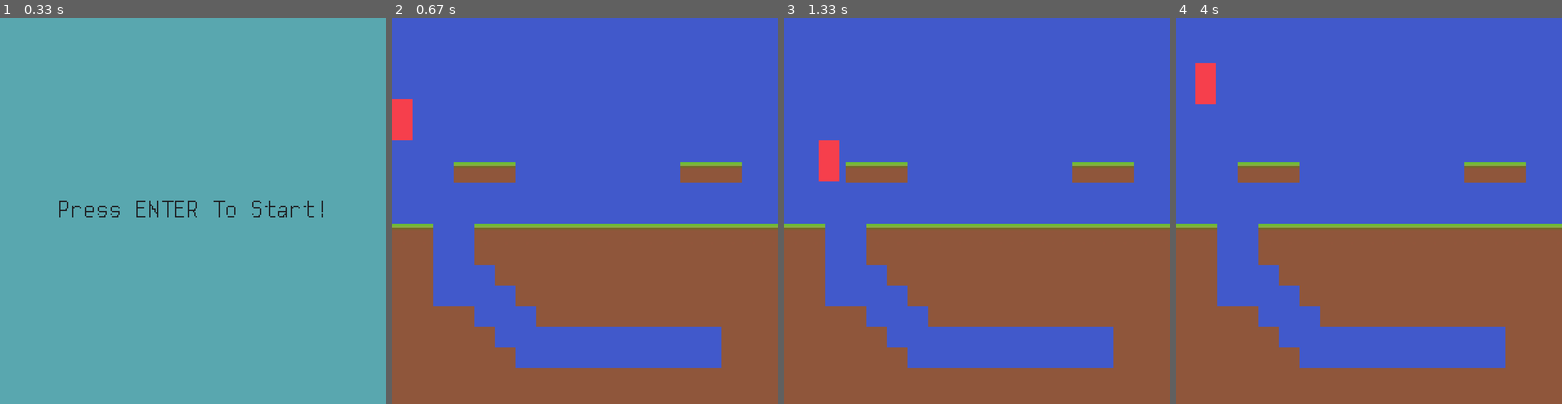
Above: before the commit, frames 1-4 (left to right).
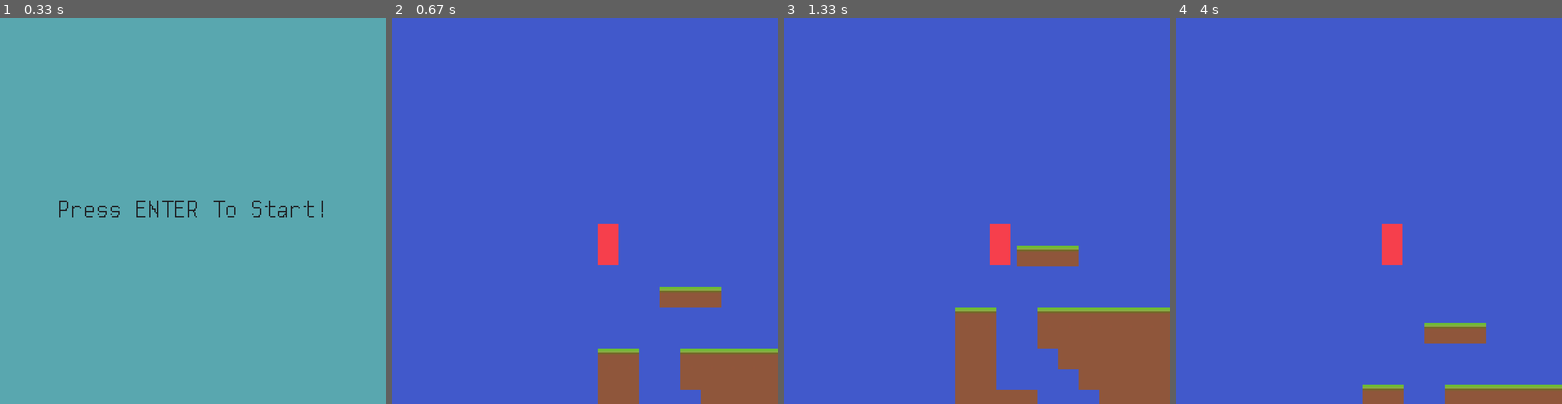
Above: after the commit, the same moments.

Repository: Sweetkubuni/pygame_jam
Game: pygame game, started from hub.py
Same seed, same stepped clock (60 frames per second), same inputs: the game is played once before the commit and once after it.
Inputs:
- Up to frame 1 (0.33 s): no input
- Up to frame 2 (0.67 s): tap Enter at 0.33 s
- Up to frame 3 (1.33 s): hold Right 0.67-1.13 s; hold Up from 1.17 s (still down)
- Up to frame 4 (4 s): release Up at 1.47 s; hold Right 1.5-1.97 s; hold Left 2-2.53 s; hold Down 2.57-2.87 s; hold Left 2.9-3.3 s; hold Up 3.33-3.7 s; hold Right from 3.73 s (still down)

Frame 1 is identical in both runs. In frame 2, 36% of the frame differs, in the area x 0-100%, y 21-100%; in frame 3, 35%; in frame 4, 38%, in the area x 0-100%, y 11-100%.

Commit message:
Made a nearly working camera.
It still is a bit of center, but I'm getting tired of working on it so it'll do for now. If anyone else wants to try and fix it; go on!

Diff:
--- /dev/null
+++ b/camera.py
@@ -0,0 +1,23 @@
+import pygame
+
+class Camera:
+    def __init__(self, level, target, width, height) -> None:
+        self.level = level
+
+        self.width = width
+        self.height = height
+        self.target = target
+        self.rect = pygame.Rect(0, 0, self.width, self.height)
+
+    def apply(self, sprite):
+        return sprite.rect.move(self.rect.topleft)
+
+    def update(self, **kwargs):
+        self.target = kwargs.get("new_target", self.target)
+
+        x = -self.target.rect.x + self.level.tilemap.width *.5
+        y = -self.target.rect.y + self.level.tilemap.height *.5
+        print("target x: " + str(self.target.rect.x) + " target y: " + str(self.target.rect.y) + " | camera x: " + str(x) + " camera y: " + str(y))
+        print()
+
+        self.rect = pygame.Rect(x, y, self.width, self.height)
--- a/game.py
+++ b/game.py
@@ -22,7 +22,6 @@
         self.delta_time, self.previous_time = 0, 0
         self.state_stack = []
         self.player = Player(self, 0, 0)
-
 
     def new(self):
         """Starting a new game"""
--- a/levels/level.py
+++ b/levels/level.py
@@ -1,23 +1,26 @@
 import pygame, os
 from hub import loadImage
 from tilemaps.tilemap import Tile_map
-
+from camera import Camera
 
 class Level:
     def __init__(self, state, tilemap, background, start_x, start_y) -> None:
         self.state = state
-        self.tilemap = Tile_map(tilemap)
+        self.tilemap = Tile_map(self, tilemap)
         if type(background) == pygame.Surface:
             self.background = background
         else:
             self.background = loadImage(background)
         self.tiles = self.tilemap.load_tiles()
         self.start_pos = self.start_pos_x, self.start_y = start_x, start_y
+        self.camera = Camera(self, self.state.game.player, self.state.game.GAME_WIDTH, self.state.game.GAME_HEIGHT)
 
     def update(self):
         self.state.game.player.update()
+        self.camera.update()
 
     def render(self):
         self.state.game.game_canvas.blit(self.background, (0, 0))
         self.state.game.player.draw()
-        self.tiles.draw(self.state.game.game_canvas)
+        for tile in self.tiles.sprites():
+            tile.draw()
--- a/sprites/player.py
+++ b/sprites/player.py
@@ -80,4 +80,4 @@
             self.y = self.rect.y
 
     def draw(self):
-        self.game.game_canvas.blit(self.image, self.rect)
+        self.game.game_canvas.blit(self.image, self.game.state_stack[-1].current_level.camera.apply(self))
--- a/sprites/tile.py
+++ b/sprites/tile.py
@@ -1,9 +1,13 @@
 import pygame
 
 class Tile(pygame.sprite.Sprite):
-    def __init__(self, image, x, y):
+    def __init__(self, tilemap, image, x, y):
         super().__init__()
         pygame.sprite.Sprite.__init__(self)
+        self.tilemap = tilemap
         self.image = image
         self.rect = self.image.get_rect()
         self.rect.x, self.rect.y = x, y
+
+    def draw(self):
+        self.tilemap.level.state.game.game_canvas.blit(self.image, self.tilemap.level.camera.apply(self))
--- a/tilemaps/tilemap.py
+++ b/tilemaps/tilemap.py
@@ -3,8 +3,9 @@
 from config.config import tile_keys
 
 class Tile_map:
-    def __init__(self, csv_filepath):
+    def __init__(self, level, csv_filepath):
         self.csv_filepath = csv_filepath
+        self.level = level
         self.tile_size = 16
         self.start_x, self.start_y = 0, 0
 
@@ -24,7 +25,7 @@
             for tile in row:
                 for tile_key in tile_keys:
                     if tile == tile_key:
-                        tiles.add(Tile(tile_keys[tile_key], x * self.tile_size, y * self.tile_size))
+                        tiles.add(Tile(self, tile_keys[tile_key], x * self.tile_size, y * self.tile_size))
                 x += 1
             y += 1
         self.width, self.height = x * self.tile_size, y * self.tile_size
